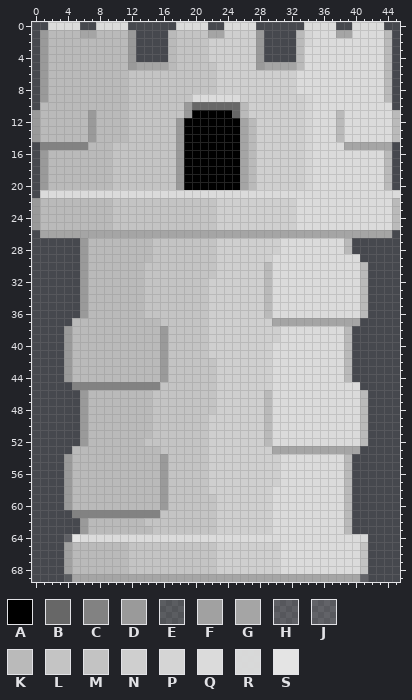
Two versions of one sprite sheet, app/assets/img/castle.png. Above: the version before the commit.
The file is 92x140 pixels, drawn in blocks of 2x2; one block is one cell here. Colours within 5 levels of each other are drawn and written as one.
Palette (. is transparent): A #000000  B #676767  C #828282  D #9a9a9a  E #9d9d9d3e  F #a3a3a3f9  G #a5a5a5  H #acacac3e  J #b9b9b93e  K #bababa  L #c4c4c4  M #c6c6c6f9  N #cfcfcf  P #d5d5d5  Q #dbdbdb  R #dcdcdcf9  S #e4e4e4
Pixels before, first column x 0:
 0 ..QQQQ..QQQQ......QQQQ..QQQQ......QQQQ..QQQQ..
 1 .DKKKKGGKKKKD....KLLLLGGNNNND....KPQQQGGQQQQK.
 2 .DKKKKKKKKKKD....KLLLLNNNNNND....KPQQQQQQQQQK.
 3 .DKKKKKKKKKKD....KLLLLNNNNNND....KQQQQQQQQQQK.
 4 .DKKKKKKKKKKD....KLLLLNNNNNND....KQQQQQQQQQQK.
 5 .DKKKKKKKKKKDGGGGKLLLLLNNNNNDGGGGKQQQQQQQQQQK.
 6 .DKKKKKKKKKKLLLLLLLLLLLNNNNNNNNNNQQQQQQQQQQQK.
 7 .DKKKKKKKKKKLLLLLLLLLLLNNNNNNNNNNQQQQQQQQQQQK.
 8 .DKKKKKKKKKKLLLLLLLLLLLNNNNNNNNNNQQQQQQQQQQQK.
 9 .DKKKKKKKKKKLLLLLLLLQQQQQQNNNNNNNNPQQQQQQQQQK.
10 .KKKKKKKKKKKLLLLLLLDBBBBBBKNNNNNNNPQQQQQQQQQQ.
11 DKKKKKKDKKKKLLLLLLLDAAAAABKNNNNNNNPQQQKQQQQQQK
12 DKKKKKKDKKKKLLLLLLDAAAAAAAGKNNNNNNPQQQKQQQQQQK
13 DKKKKKKDKKKKLLLLLLDAAAAAAAGKNNNNNNPQQQKQQQQQQK
14 DKKKKKKDKKKKLLLLLLDAAAAAAAGKNNNNNNPQQQKQQQQQQK
15 .CCCCCCKKKLLLLLLLLDAAAAAAAGKNNNNNNPQQQQGGGGGG.
16 .DKKKKKKKKLLLLLLLLDAAAAAAAGKNNNNNNPQQQQQQQQQK.
17 .DKKKKKKKKLLLLLLLLDAAAAAAAGKNNNNNNPQQQQQQQQQK.
18 .DKKKKKKKKLLLLLLLLDAAAAAAAGKNNNNNNPQQQQQQQQQK.
19 .DKKKKKKKKLLLLLLLLDAAAAAAAGKNNNNNNPQQQQQQQQQK.
20 .DKKKKKKKKLLLLLLLLDAAAAAAAGKNNNNNNPQQQQQQQQQK.
21 .QQQQQQQQQQQQQQQQQQQQQQQQQQQQQQQQQQQQQQQQQQQQQ
22 DKKKKKKKKKLLLLLLLLLLLLLNNNNNNNNNNQQQQQQQQQQQQK
23 DKKKKKKKKKLLLLLLLLLLLLLNNNNNNNNNNQQQQQQQQQQQQK
24 DKKKKKKKKKLLLLLLLLLLLLLNNNNNNNNNNQQQQQQQQQQQQK
25 DKKKKKKKKKLLLLLLLLLLLLLNNNNNNNNNNQQQQQQQQQQQQK
26 .GGGGGGGGGGGGGGGGGGGGGGGGGGGGGGGGGGGGGGGGGGGG.
27 ......DKKKKKKKKLLLLLLLLNNNNNNNNQQQQQQQQK......
28 ......DKKKKKKKKLLLLLLLLNNNNNNNNQQQQQQQQK......
29 ......DKKKKKKKKLLLLLLLLNNNNNNNQQQQQQQQQQQ.....
30 ......DKKKKKKKLLLLLLLLLNNNNNNKQQQQQQQQQQQK....
31 ......DKKKKKKKLLLLLLLLLNNNNNNKQQQQQQQQQQQK....
32 ......DKKKKKKKLLLLLLLLNNNNNNNKQQQQQQQQQQQK....
33 ......DKKKKKKKLLLLLLLLNNNNNNNKQQQQQQQQQQQK....
34 ......DKKKKKKKLLLLLLLLNNNNNNNKQQQQQQQQQQQK....
35 ......DKKKKKKKLLLLLLLLNNNNNNNKQQQQQQQQQQQK....
36 ......DKKKKKKKLLLLLLLLNNNNNNNKQQQQQQQQQQQK....
37 .....KKKKKKKKKKKLLLLLLNNNNNNNNGGGGGGGGGGG.....
38 ....DKKKKKKKKKKKDLLLLLNNNNNNNNNQQQQQQQQK......
39 ....DKKKKKKKKKKKDLLLLLNNNNNNNNNQQQQQQQQK......
40 ....DKKKKKKKKKKKDLLLLLNNNNNNNNQQQQQQQQQK......
41 ....DKKKKKKKKKKKDLLLLLNNNNNNNNQQQQQQQQQK......
42 ....DKKKKKKKKKKKDLLLLLLNNNNNNNQQQQQQQQQK......
43 ....DKKKKKKKKKKKDLLLLLLNNNNNNNQQQQQQQQQK......
44 ....DKKKKKKKKKKKDLLLLLLNNNNNNNQQQQQQQQQK......
45 .....CCCCCCCCCCCLLLLLLLNNNNNNNQQQQQQQQQQQ.....
46 ......DKKKKKKKKLLLLLLLLNNNNNNKQQQQQQQQQQQK....
47 ......DKKKKKKKKLLLLLLLLNNNNNNKQQQQQQQQQQQK....
48 ......DKKKKKKKKLLLLLLLLNNNNNNKQQQQQQQQQQQK....
49 ......DKKKKKKKKLLLLLLLNNNNNNNKQQQQQQQQQQQK....
50 ......DKKKKKKKKLLLLLLLNNNNNNNKQQQQQQQQQQQK....
51 ......DKKKKKKKKLLLLLLLNNNNNNNKQQQQQQQQQQQK....
52 ......DKKKKKKKLLLLLLLLNNNNNNNKQQQQQQQQQQQK....
53 .....KKKKKKKKKKKLLLLLLNNNNNNNNGGGGGGGGGGG.....
54 ....DKKKKKKKKKKKDLLLLLNNNNNNNNNQQQQQQQQK......
55 ....DKKKKKKKKKKKDLLLLLNNNNNNNNNQQQQQQQQK......
56 ....DKKKKKKKKKKKDLLLLLNNNNNNNNNQQQQQQQQK......
57 ....DKKKKKKKKKKKDLLLLLNNNNNNNNNQQQQQQQQK......
58 ....DKKKKKKKKKKKDLLLLLNNNNNNNNQQQQQQQQQK......
59 ....DKKKKKKKKKKKDLLLLLLNNNNNNNQQQQQQQQQK......
60 ....DKKKKKKKKKKKDLLLLLLNNNNNNNQQQQQQQQQK......
61 .....CCCCCCCCCCCLLLLLLLNNNNNNNQQQQQQQQQK......
62 ......DKKKKKKKLLLLLLLLLNNNNNNNQQQQQQQQQK......
63 ......DKKKKKKKKLLLLLLLLNNNNNNNQQQQQQQQQK......
64 ....HSQQQQQQQQQQQQQQQQQQQQQQQQQQQQQQQQQQQR....
65 ....FKKKKKKKLLLLLLLLLLLNNNNNNNNQQQQQQQQQQM....
66 ....FKKKKKKKLLLLLLLLLLLNNNNNNNNQQQQQQQQQQM....
67 ....FKKKKKKKLLLLLLLLLLLNNNNNNNNQQQQQQQQQQM....
68 ....FKKKKKKKLLLLLLLLLLLNNNNNNNNQQQQQQQQQQM....
69 ....EGGGGGGGGGGGGGGGGGGGGGGGGGGGGGGGGGGGGJ....
And afterwards:
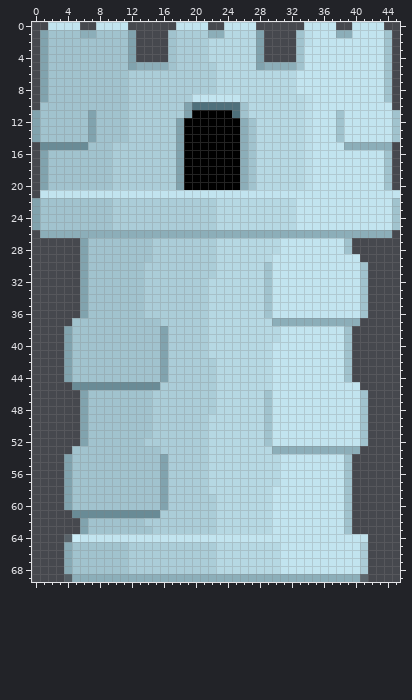
Edits made:
colour B: #676767 -> #4e707b
colour C: #828282 -> #698b96
colour D: #9a9a9a -> #81a3ae
colour E: #9d9d9d3e -> #84a6b13e
colour F: #a3a3a3f9 -> #8aacb7f9
colour G: #a5a5a5 -> #8caeb9
colour H: #acacac3e -> #93b5c03e
colour J: #b9b9b93e -> #a0c2cd3e
colour K: #bababa -> #a1c3ce
colour L: #c4c4c4 -> #abcdd8
colour M: #c6c6c6f9 -> #adcfdaf9
colour N: #cfcfcf -> #b6d8e3
colour P: #d5d5d5 -> #bcdee9
colour Q: #dbdbdb -> #c2e4ef
colour R: #dcdcdcf9 -> #c3e5f0f9
colour S: #e4e4e4 -> #cbedf8
Where, in picture pixels (left, top, right, bottom), the same in both pictures:
changed: (32, 22, 400, 582)
